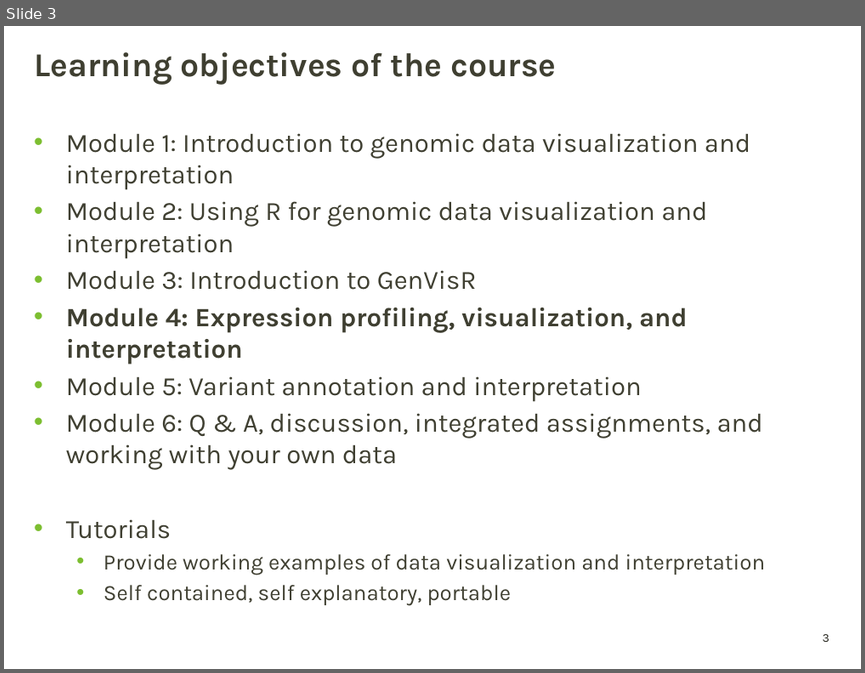
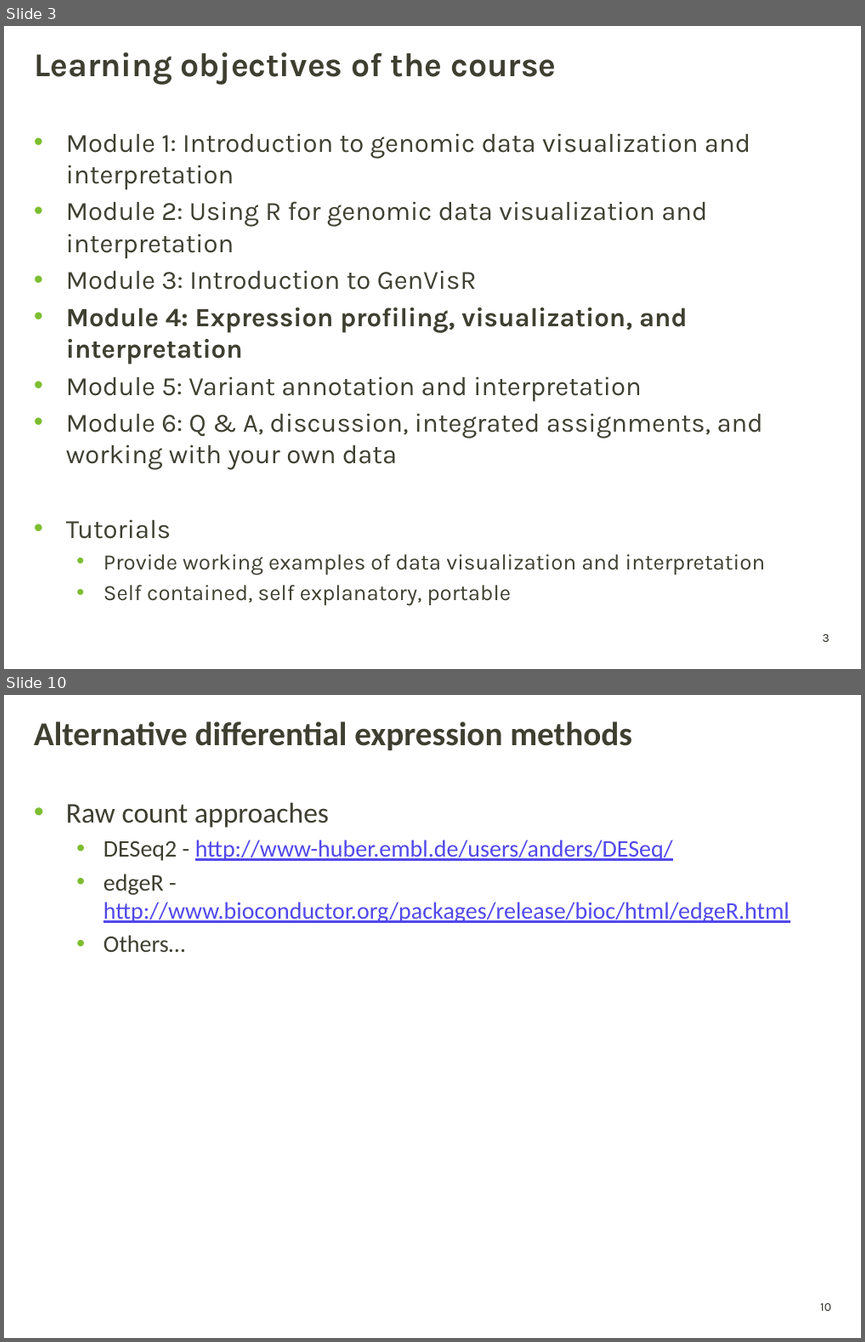
Before and after one commit to griffithlab/genviz.org, a slide deck: lectures/GenViz_Module4_Lecture.pptx. Shown one above the other, each under a label of ours: slide 3 before the commit, slides 3 and 10 after it; the slides between them are not shown. The pictures are 865x673 and 865x1342 pixels, drawn with LibreOffice and Linux fonts; fonts in the diff are those of the drawing; background and template pictures are left out. Boxes give left, top, right and bottom in pixels: in the first picture for what was removed or moved away, otherwise in the second. Text is boxed around its words. In the diff, an @@ line names an element or a change of style, - is before the commit and + after.

Commit message:
added expression lecture

```diff
--- a/lectures/GenViz_Module4_Lecture.pptx
+++ b/lectures/GenViz_Module4_Lecture.pptx
@@ slide 10 added at bbox=[4, 695, 861, 1338], background picture (left out); not listed: 1 template element that a slide beside it also shows @@
@@ title added at bbox=[34, 721, 632, 750], 28 pt, text #3F3F32, bold @@
+Alternative differential expression methods
@@ text added at bbox=[66, 802, 789, 952], 20 pt, text #5148EB, underline @@
+• Raw count approaches
+  • DESeq2 - http://www-huber.embl.de/users/anders/DESeq/
+  • edgeR - http://www.bioconductor.org/packages/release/bioc/html/edgeR.html
+  • Others…
```
Also in this commit, not shown: 1 slide changed, 8 other slides added, 1 other file.
